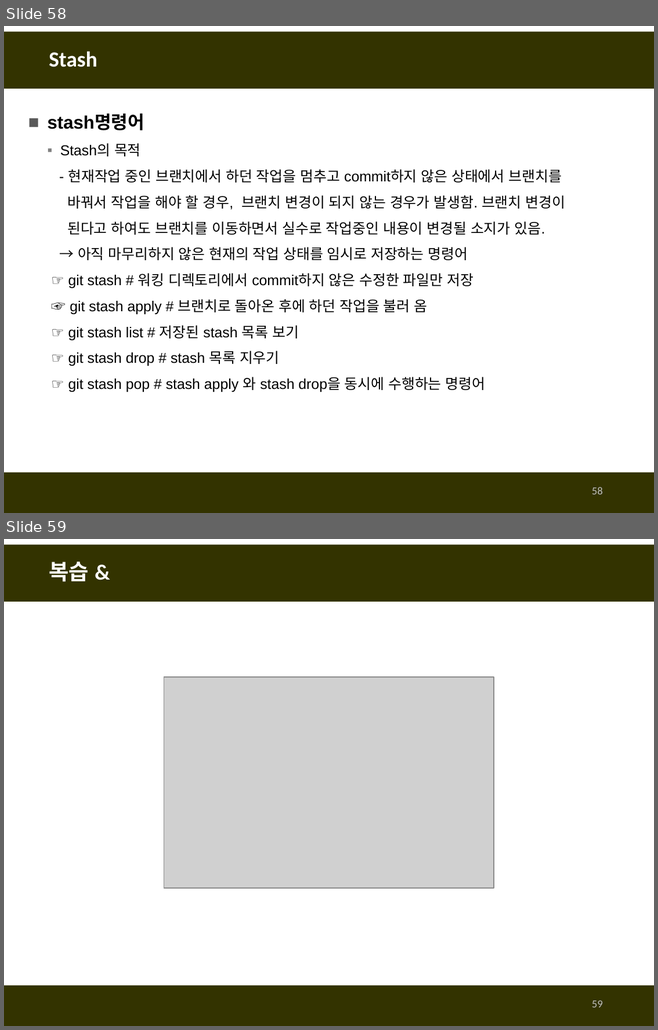
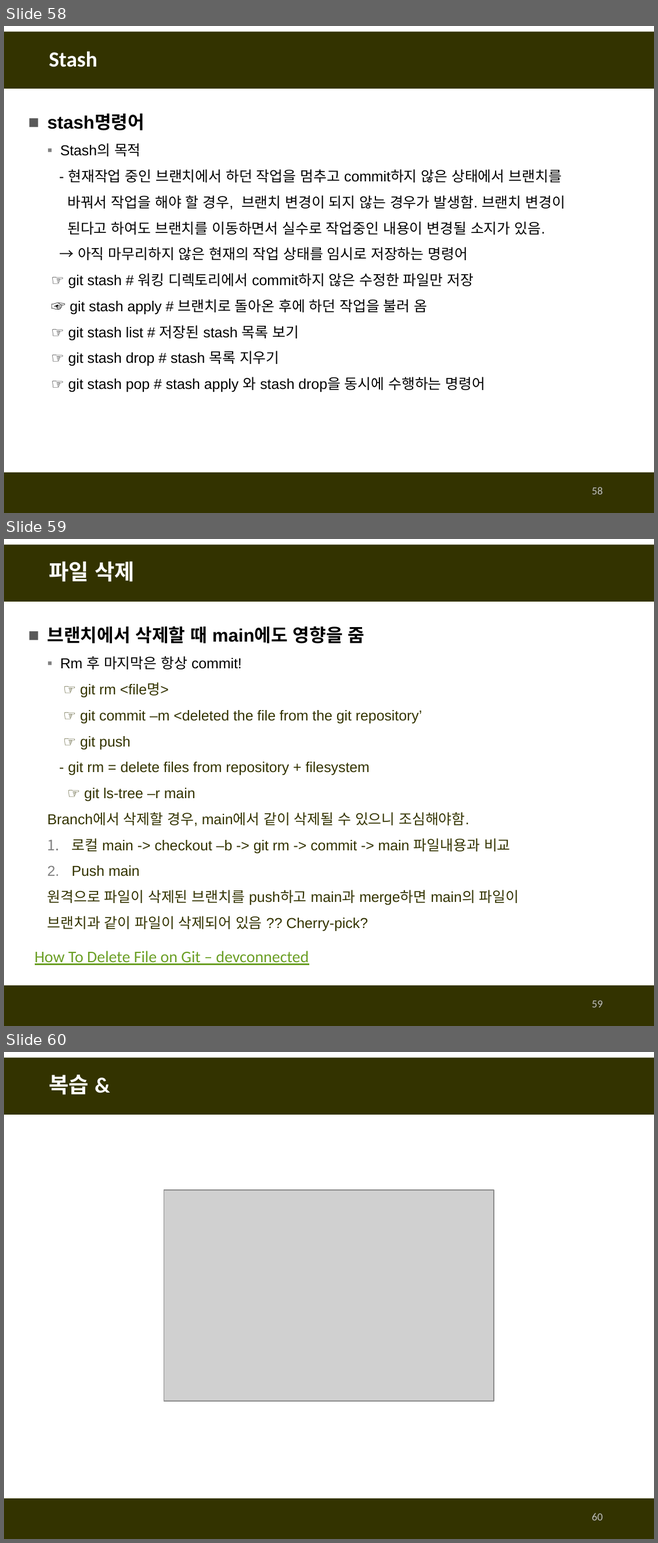
Before and after one commit to fasthill/github-lecture, a slide deck: git및github첫걸음1-git사용하기.pptx. Shown one above the other, each under a label of ours: slides 58 and 59 before the commit, slides 58, 59 and 60 after it. The pictures are 658x1030 and 658x1543 pixels, drawn with LibreOffice and Linux fonts; fonts in the diff are those of the drawing; grey boxes stand for pictures. Boxes give left, top, right and bottom in pixels: in the first picture for what was removed or moved away, otherwise in the second. Text is boxed around its words. In the diff, an @@ line names an element or a change of style, - is before the commit and + after.

```diff
--- a/git및github첫걸음1-git사용하기.pptx
+++ b/git및github첫걸음1-git사용하기.pptx
@@ slide 59 added at <box>4,539,654,1026</box>, background #FFFFFF; not listed: 2 template elements that a slide beside it also shows @@
@@ title added at <box>49,561,134,582</box>, 24 pt, text #FFFFFF, bold @@
+파일 삭제
@@ text added at <box>48,626,519,931</box>, 16 pt, text #333300 @@
+■ 브랜치에서 삭제할 때 main에도 영향을 줌
+  ▪ Rm 후 마지막은 항상 commit!
+  ☞ git rm <file명>
+  ☞ git commit –m <deleted the file from the git repository’
+  ☞ git push
+  - git rm = delete files from repository + filesystem
+  ☞ git ls-tree –r main
+  Branch에서 삭제할 경우, main에서 같이 삭제될 수 있으니 조심해야함.
+  1. 로컬 main -> checkout –b -> git rm -> commit -> main 파일내용과 비교
+  2. Push main
+  원격으로 파일이 삭제된 브랜치를 push하고 main과 merge하면 main의 파일이
+  브랜치과 같이 파일이 삭제되어 있음 ?? Cherry-pick?
@@ text added at <box>35,951,308,965</box>, 18 pt, text #6B9F25, underline @@
+How To Delete File on Git – devconnected
@@ page number added at <box>592,1001,603,1008</box>, 12 pt, text #BFBFBF @@
+59
@@ what was slide 59 is now slide 60 @@
@@ page number at <box>592,1513,603,1521</box>: text changed @@
-59
+60
```
Also in this commit, not shown: 1 slide changed.
